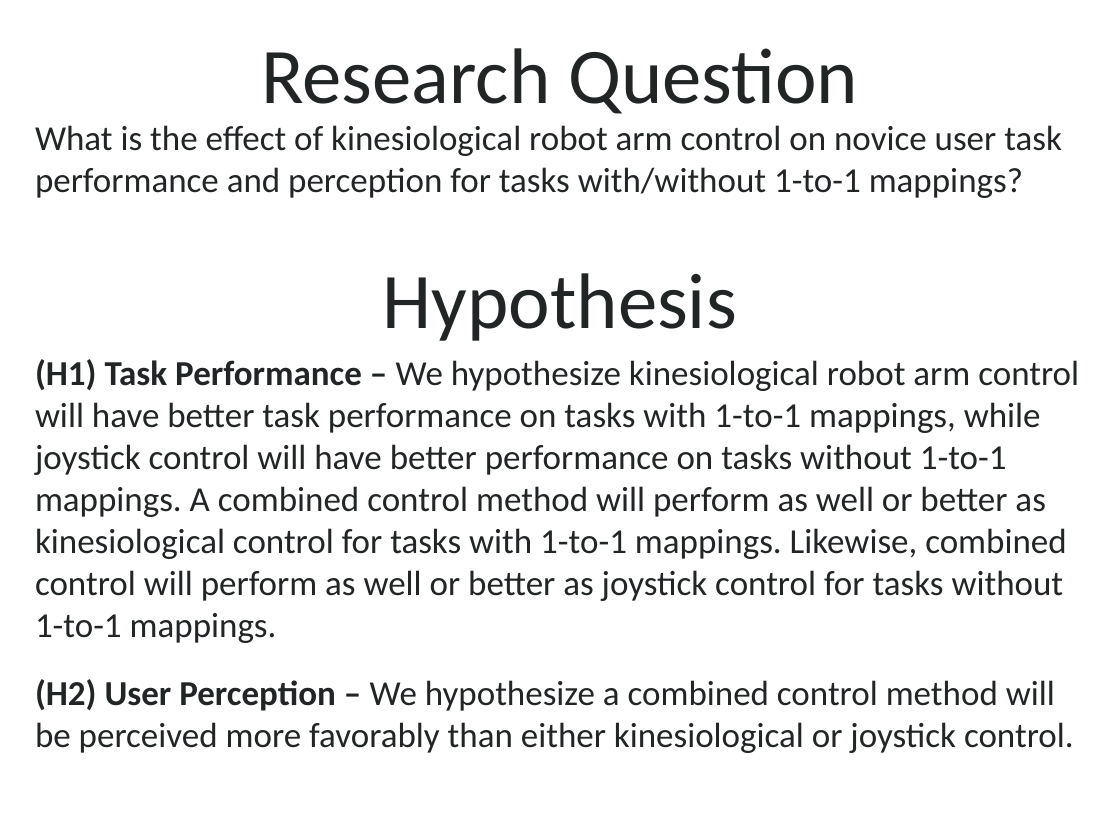
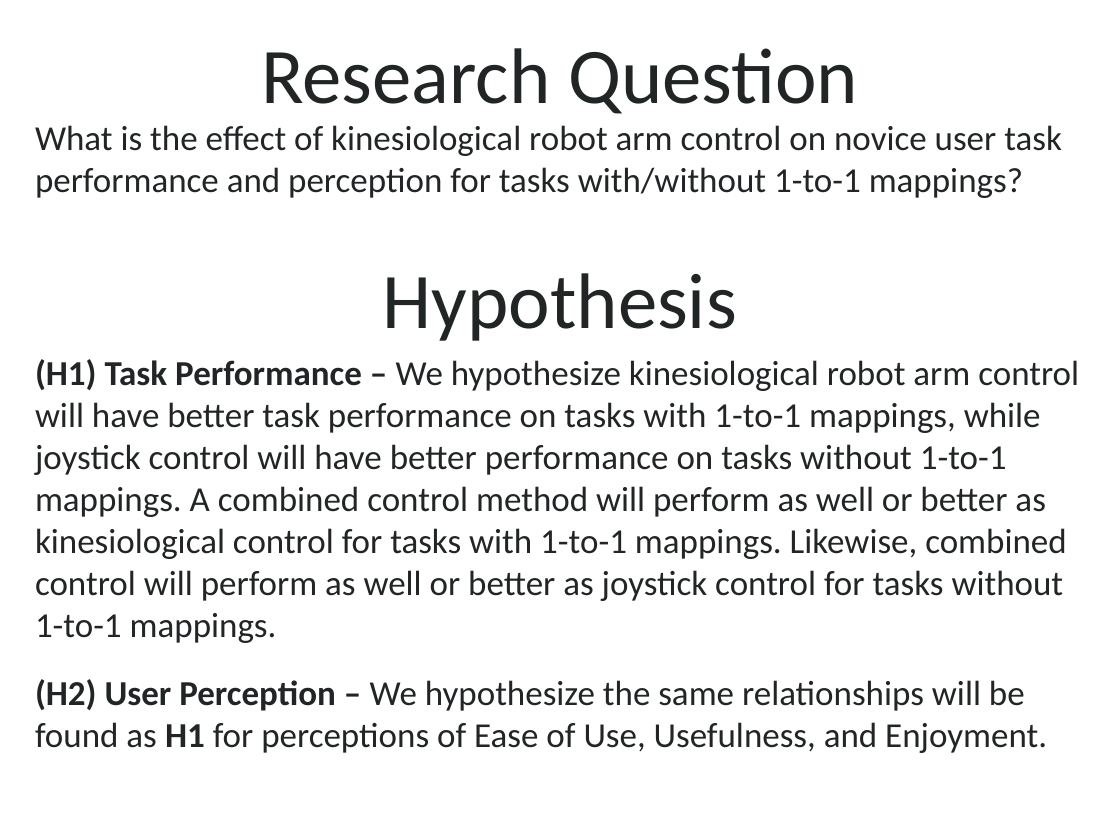
Before and after one commit to caomw/cs770-project, a slide deck: slide 5 of Presentation/group3-final-presentation.pptx (slide 3 before the commit). Drawn at 1120x840 pixels with LibreOffice and Linux fonts; fonts in the diff are those of the drawing; background and template pictures are left out. Boxes give left, top, right and bottom in pixels: in the first picture for what was removed or moved away, otherwise in the second. Text is boxed around its words. In the diff, an @@ line names an element or a change of style, - is before the commit and + after.

```diff
--- a/Presentation/group3-final-presentation.pptx
+++ b/Presentation/group3-final-presentation.pptx
@@ text at (x1=35, y1=679, x2=1047, y2=753): text changed @@
-(H2) User Perception – We hypothesize a combined control method will be perceived more favorably than either kinesiological or joystick control.
+(H2) User Perception – We hypothesize the same relationships will be found as H1 for perceptions of Ease of Use, Usefulness, and Enjoyment.
```
Also in this commit, not shown: 2 other slides changed, 5 slides added, 1 other file.
